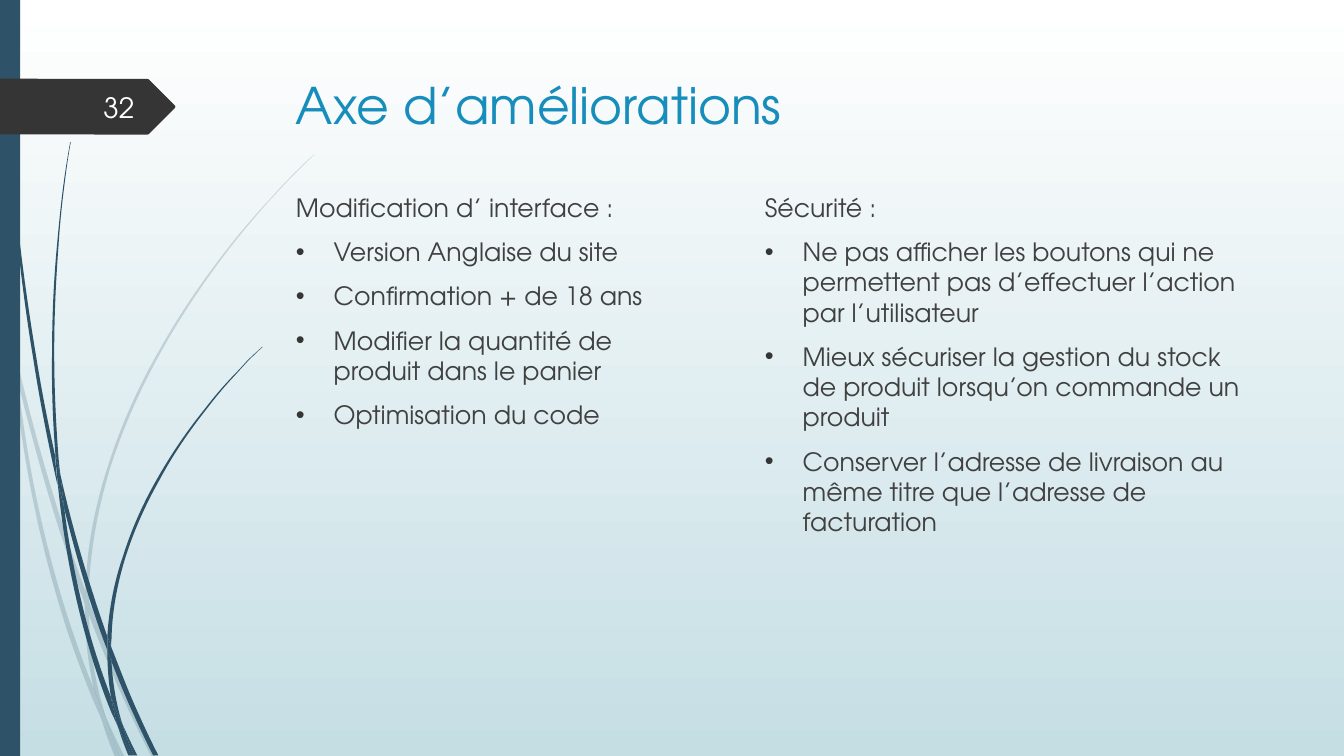
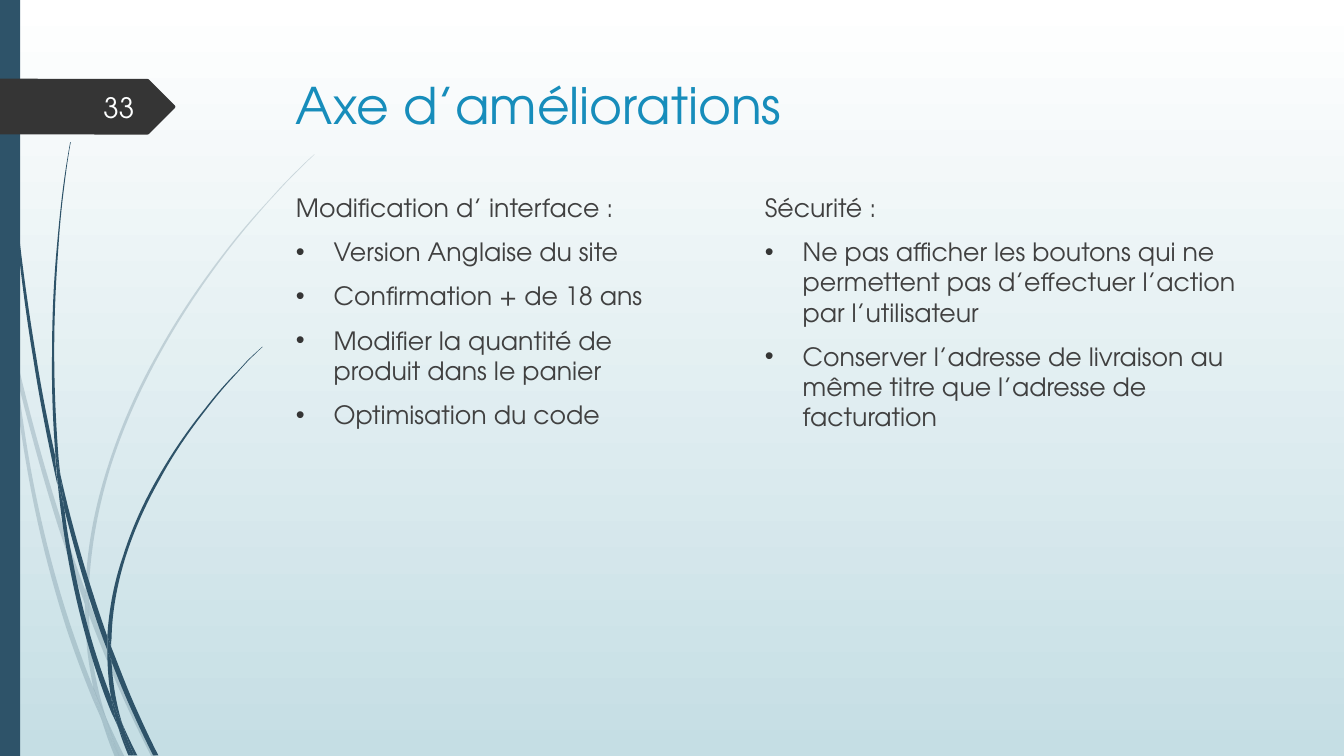
Before and after one commit to LisaF0/projet, a slide deck: slide 33 of aDoc/Projet boutique en ligne.pptx (slide 32 before the commit). Drawn at 1344x756 pixels with LibreOffice and Linux fonts; fonts in the diff are those of the drawing. Boxes give left, top, right and bottom in pixels: in the first picture for what was removed or moved away, otherwise in the second. Text is boxed around its words. In the diff, an @@ line names an element or a change of style, - is before the commit and + after.

Commit message:
dailyPush v1
Modification ppt
front end admin qte en stock
modification des incart
persist dans sucess retirer pour la commande mais utile pour la facture puisque c'est une new facture

```diff
--- a/aDoc/Projet boutique en ligne.pptx
+++ b/aDoc/Projet boutique en ligne.pptx
@@ page number at [103,97,134,119]: text changed @@
-32
+33
@@ text at [803,347,1240,431]: paragraph removed @@
-• Mieux sécuriser la gestion du stock de produit lorsqu’on commande un produit
```
Also in this commit, not shown: 17 other slides changed, 2 slides added, 1 slide removed, 8 other files.
